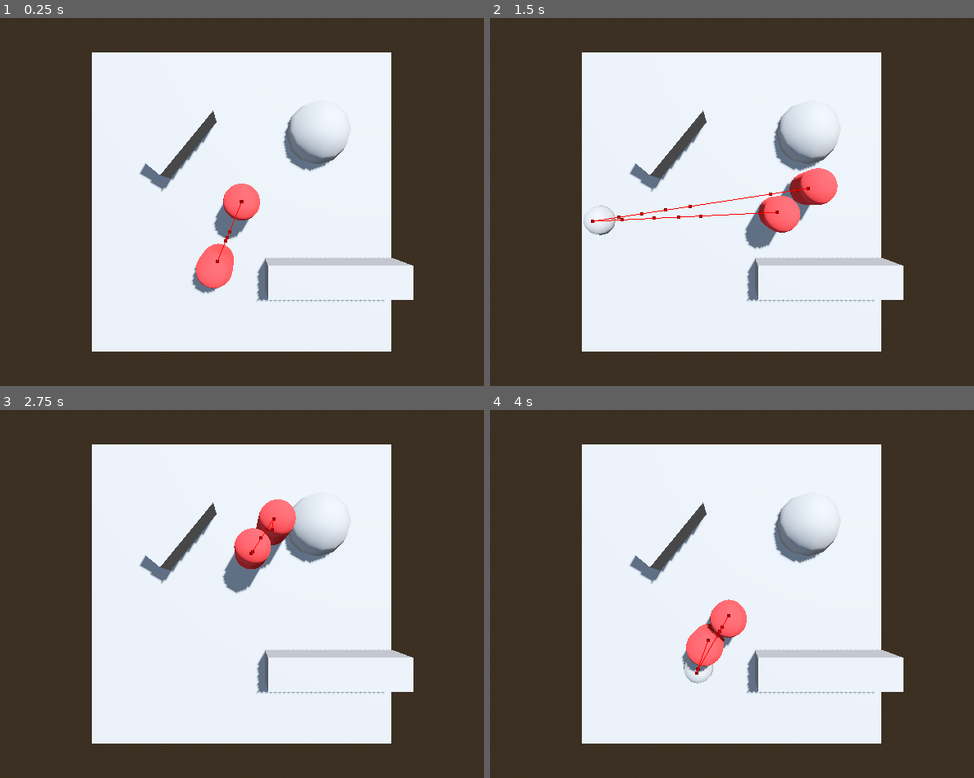
Above: before the commit, frames 1-4 (two rows, left to right).
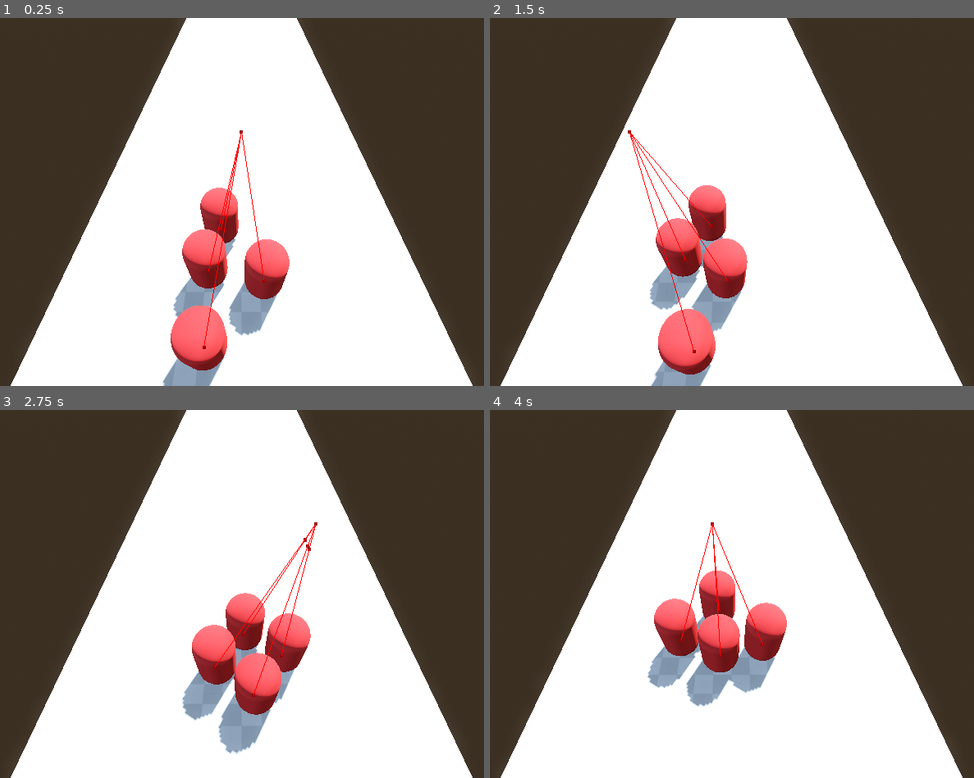
Above: after the commit, the same moments.

Repository: lcrol77/Count-Masters
Game: Godot game, scene res://scenes/level.tscn
Same seed, same stepped clock (60 frames per second), same inputs: the game is played once before the commit and once after it. Before the commit the project starts from res://test_env.tscn.
Inputs (mouse positions are in pixels of both pictures, inside the frame that each line leads up to):
- Up to frame 1 (0.25 s): no input
- Up to frame 2 (1.5 s): move the mouse to (877, 183) at 0.52 s; click (877, 183) at 0.67 s; move the mouse to (601, 220) at 1.27 s; click (601, 220) at 1.42 s
- Up to frame 3 (2.75 s): move the mouse to (304, 513) at 2.02 s; click (304, 513) at 2.17 s
- Up to frame 4 (4 s): move the mouse to (698, 667) at 2.77 s; click (698, 667) at 2.92 s; move the mouse to (930, 649) at 3.52 s; click (930, 649) at 3.67 s

The runs differ from the first frame. In frame 1, 32% of the frame differs, in the area x 2-98%, y 0-100%; in frame 2, 34%; in frame 3, 34%; in frame 4, 32%.

Commit message:
added base for running level

Diff:
--- a/components/mouse_follower/mouse_follower.gd
+++ b/components/mouse_follower/mouse_follower.gd
@@ -12,5 +12,3 @@
 		var result = space_state.intersect_ray(query)
 		if result.size() != 0:
 			position.x = result.position.x
-			position.z = result.position.z
-			position.y = 0
--- a/components/mouse_follower/mouse_follower.tscn
+++ b/components/mouse_follower/mouse_follower.tscn
@@ -3,4 +3,5 @@
 [ext_resource type="Script" uid="uid://by7065ixrvkbt" path="res://components/mouse_follower/mouse_follower.gd" id="1_70rm8"]
 
 [node name="MouseFollower" type="CSGSphere3D"]
+visible = false
 script = ExtResource("1_70rm8")
--- a/components/nav_npc/nav_npc.gd
+++ b/components/nav_npc/nav_npc.gd
@@ -1,6 +1,7 @@
 class_name NavNPC extends CharacterBody3D
 
-@export var movement_speed: float = 4.0
+
+@export var default_movement_speed: float = 5.0
 @export var nav_target: Node3D
 @onready var navigation_agent: NavigationAgent3D = get_node("NavigationAgent3D")
 
@@ -12,8 +13,9 @@
 
 func _process(delta: float) -> void:
 	var pos := Vector3.ZERO
-	pos.x = nav_target.position.x
-	pos.z = nav_target.position.z
+
+	pos.x = nav_target.global_position.x
+	pos.z = nav_target.global_position.z
 	navigation_agent.set_target_position(pos)
 
 func _physics_process(delta: float) -> void:
@@ -21,6 +23,9 @@
 		return
 	var next_path_position: Vector3 = navigation_agent.get_next_path_position()
 	var current_agent_position: Vector3 = global_position
+	var comp_z_offset = abs(nav_target.global_position.z)- abs(global_position.z)
+	print(comp_z_offset)
+	var movement_speed: float = default_movement_speed if comp_z_offset <= 6 else _calc_scaled_velocity(comp_z_offset)
 	var new_velocity: Vector3 = (next_path_position - current_agent_position).normalized() * movement_speed
 	if navigation_agent.avoidance_enabled:
 		navigation_agent.set_velocity(new_velocity)
@@ -30,3 +35,6 @@
 func _on_velocity_computed(safe_velocity: Vector3)-> void:
 	velocity = safe_velocity
 	move_and_slide()
+
+func _calc_scaled_velocity(comp_z_offset: float) -> float:
+	return abs(comp_z_offset)
--- a/components/nav_npc/nav_npc.tscn
+++ b/components/nav_npc/nav_npc.tscn
@@ -25,6 +25,7 @@
 target_desired_distance = 1.5
 avoidance_enabled = true
 height = 2.0
+radius = 0.6
 max_speed = 100.0
 use_3d_avoidance = true
 debug_enabled = true
--- /dev/null
+++ b/components/nav_surfaces/level_base.tscn
@@ -0,0 +1,22 @@
+[gd_scene load_steps=4 format=3 uid="uid://uv8ca76e61ju"]
+
+[ext_resource type="Texture2D" uid="uid://qe8jy80tvst0" path="res://prototype/light/texture_08.png" id="1_xstku"]
+
+[sub_resource type="NavigationMesh" id="NavigationMesh_3shto"]
+vertices = PackedVector3Array(-4.5, 0.5, -89.5, -4.5, 0.5, 9.5, 4.5, 0.5, 9.5, 4.5, 0.5, -89.5)
+polygons = [PackedInt32Array(3, 2, 0), PackedInt32Array(0, 2, 1)]
+geometry_parsed_geometry_type = 0
+
+[sub_resource type="StandardMaterial3D" id="StandardMaterial3D_ryd1n"]
+albedo_texture = ExtResource("1_xstku")
+uv1_triplanar = true
+uv1_world_triplanar = true
+
+[node name="LevelBase" type="NavigationRegion3D"]
+navigation_mesh = SubResource("NavigationMesh_3shto")
+
+[node name="CSGBox3D" type="CSGBox3D" parent="."]
+transform = Transform3D(1, 0, 0, 0, 1, 0, 0, 0, 1, 0, -0.5, -40)
+material_override = SubResource("StandardMaterial3D_ryd1n")
+use_collision = true
+size = Vector3(10, 1, 100)
--- /dev/null
+++ b/components/rig/rig.gd
@@ -0,0 +1,10 @@
+extends Node3D
+
+@export var move_speed: float = 5.0
+@onready var ray_cast_3d: RayCast3D = $RayCast3D
+@onready var mouse_follower: MouseFollower = $MouseFollower
+
+func _physics_process(delta: float) -> void:
+	if not ray_cast_3d.is_colliding():
+		return
+	position.z += -move_speed * delta
--- /dev/null
+++ b/components/rig/rig.tscn
@@ -0,0 +1,11 @@
+[gd_scene load_steps=2 format=3 uid="uid://bbkm8ekoqh455"]
+
+[ext_resource type="Script" uid="uid://c6p2uoo7mmkam" path="res://components/rig/rig.gd" id="1_b3wfc"]
+
+[node name="Rig" type="Node3D"]
+script = ExtResource("1_b3wfc")
+
+[node name="RayCast3D" type="RayCast3D" parent="."]
+transform = Transform3D(1, 0, 0, 0, -4.37114e-08, 1, 0, -1, -4.37114e-08, 0, 0.5, 0)
+target_position = Vector3(0, 0, -1)
+debug_shape_thickness = 5
--- a/project.godot
+++ b/project.godot
@@ -11,7 +11,7 @@
 [application]
 
 config/name="Count Masters Clone"
-run/main_scene="uid://c3j6se455nvot"
+run/main_scene="uid://c0gtulmwy3jq3"
 config/features=PackedStringArray("4.4", "Forward Plus")
 config/icon="uid://cnipycttfc2bg"
 
@@ -19,6 +19,13 @@
 
 project/assembly_name="Count Masters Clone"
 
+[file_customization]
+
+folder_colors={
+"res://components/": "green",
+"res://scenes/": "pink"
+}
+
 [global_group]
 
 floor=""
--- /dev/null
+++ b/scenes/level.tscn
@@ -0,0 +1,53 @@
+[gd_scene load_steps=8 format=3 uid="uid://c0gtulmwy3jq3"]
+
+[ext_resource type="PackedScene" uid="uid://uv8ca76e61ju" path="res://components/nav_surfaces/level_base.tscn" id="1_2q6dc"]
+[ext_resource type="PackedScene" uid="uid://bbkm8ekoqh455" path="res://components/rig/rig.tscn" id="2_w7c3h"]
+[ext_resource type="PackedScene" uid="uid://bw6icr7qb1qcw" path="res://components/mouse_follower/mouse_follower.tscn" id="3_mx8sn"]
+[ext_resource type="PackedScene" uid="uid://b47vlv77uy4t1" path="res://components/nav_npc/nav_npc.tscn" id="3_w8frs"]
+
+[sub_resource type="ProceduralSkyMaterial" id="ProceduralSkyMaterial_w7c3h"]
+sky_horizon_color = Color(0.662243, 0.671743, 0.686743, 1)
+ground_horizon_color = Color(0.662243, 0.671743, 0.686743, 1)
+
+[sub_resource type="Sky" id="Sky_h2yge"]
+sky_material = SubResource("ProceduralSkyMaterial_w7c3h")
+
+[sub_resource type="Environment" id="Environment_w8frs"]
+background_mode = 2
+sky = SubResource("Sky_h2yge")
+tonemap_mode = 2
+glow_enabled = true
+
+[node name="Level" type="Node3D"]
+
+[node name="LevelBase" parent="." instance=ExtResource("1_2q6dc")]
+
+[node name="WorldEnvironment" type="WorldEnvironment" parent="."]
+environment = SubResource("Environment_w8frs")
+
+[node name="DirectionalLight3D" type="DirectionalLight3D" parent="."]
+transform = Transform3D(-0.866023, -0.433016, 0.250001, 0, 0.499998, 0.866027, -0.500003, 0.749999, -0.43301, 0, 11.7189, 0)
+shadow_enabled = true
+
+[node name="Rig" parent="." instance=ExtResource("2_w7c3h")]
+
+[node name="MouseFollower" parent="Rig" instance=ExtResource("3_mx8sn")]
+
+[node name="Camera3D" type="Camera3D" parent="Rig"]
+transform = Transform3D(1, 0, 0, 0, 0.625365, 0.780332, 0, -0.780332, 0.625365, 0, 6.54217, 8.72368)
+
+[node name="NavNPC" parent="." node_paths=PackedStringArray("nav_target") instance=ExtResource("3_w8frs")]
+transform = Transform3D(1, 0, 0, 0, 1, 0, 0, 0, 1, -0.755602, 1, 4.8831)
+nav_target = NodePath("../Rig/MouseFollower")
+
+[node name="NavNPC2" parent="." node_paths=PackedStringArray("nav_target") instance=ExtResource("3_w8frs")]
+transform = Transform3D(1, 0, 0, 0, 1, 0, 0, 0, 1, 0.665546, 1, 6.40552)
+nav_target = NodePath("../Rig/MouseFollower")
+
+[node name="NavNPC3" parent="." node_paths=PackedStringArray("nav_target") instance=ExtResource("3_w8frs")]
+transform = Transform3D(1, 0, 0, 0, 1, 0, 0, 0, 1, -0.798154, 1, 6.17215)
+nav_target = NodePath("../Rig/MouseFollower")
+
+[node name="NavNPC4" parent="." node_paths=PackedStringArray("nav_target") instance=ExtResource("3_w8frs")]
+transform = Transform3D(1, 0, 0, 0, 1, 0, 0, 0, 1, -0.924623, 1, 7.81685)
+nav_target = NodePath("../Rig/MouseFollower")
Not shown, added: components/rig/rig.gd.uid
Not shown: 2 places in scenes/test_env.tscn that only renumber resources
